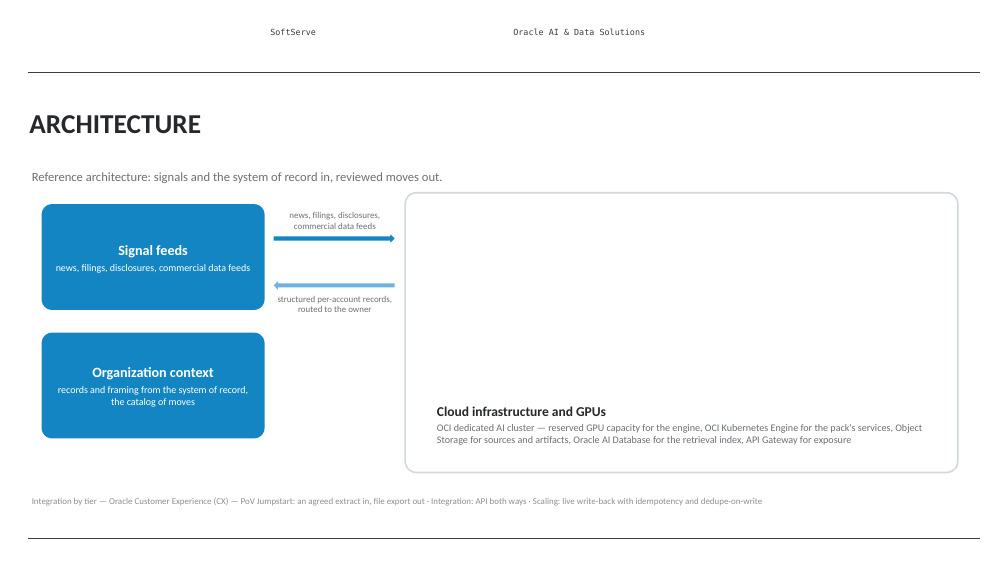
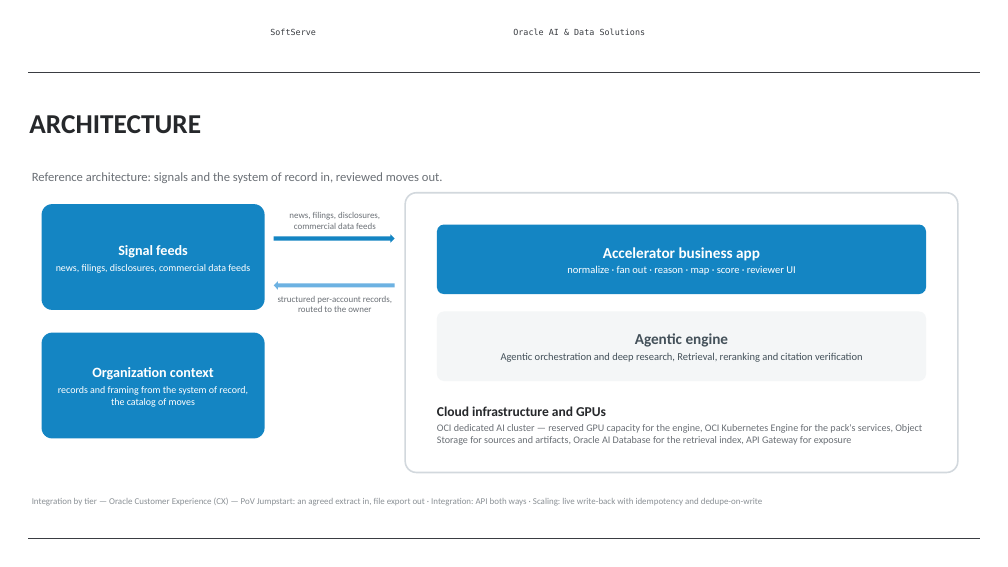
Before and after one commit to alexey-orlov/AO-Personal-OS, a slide deck: slide 8 of outputs/oracle-packs/account-insights/artifacts/account-insights-sales-deck.pptx. Drawn at 1008x567 pixels with LibreOffice and Linux fonts; fonts in the diff are those of the drawing; background and template pictures are left out. Boxes give left, top, right and bottom in pixels: in the first picture for what was removed or moved away, otherwise in the second. Text is boxed around its words. In the diff, an @@ line names an element or a change of style, - is before the commit and + after.

```diff
--- a/outputs/oracle-packs/account-insights/artifacts/account-insights-sales-deck.pptx
+++ b/outputs/oracle-packs/account-insights/artifacts/account-insights-sales-deck.pptx
@@ rounded rectangle added at (x1=437, y1=225, x2=926, y2=294), fill #1485C3 @@
@@ text added at (x1=567, y1=247, x2=795, y2=275), 10 pt, text #FFFFFF @@
+Accelerator business app
+normalize · fan out · reason · map · score · reviewer UI
@@ rounded rectangle added at (x1=437, y1=312, x2=926, y2=381), fill #F4F6F7 @@
@@ text added at (x1=501, y1=333, x2=863, y2=362), 10 pt, text #44515A @@
+Agentic engine
+Agentic orchestration and deep research, Retrieval, reranking and citation verification
```
Also in this commit, not shown: 1 other slide changed, 2 other files.
